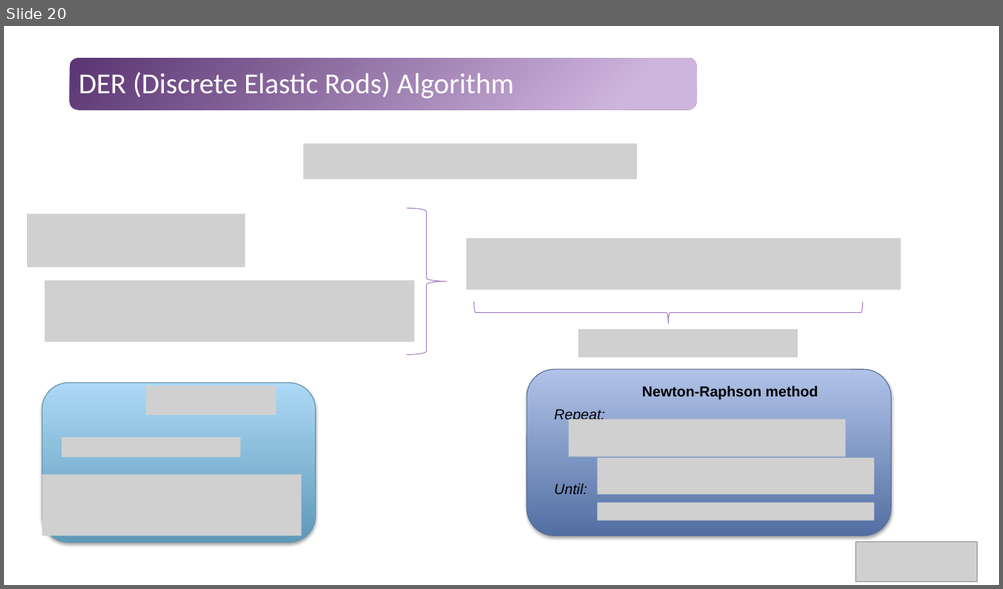
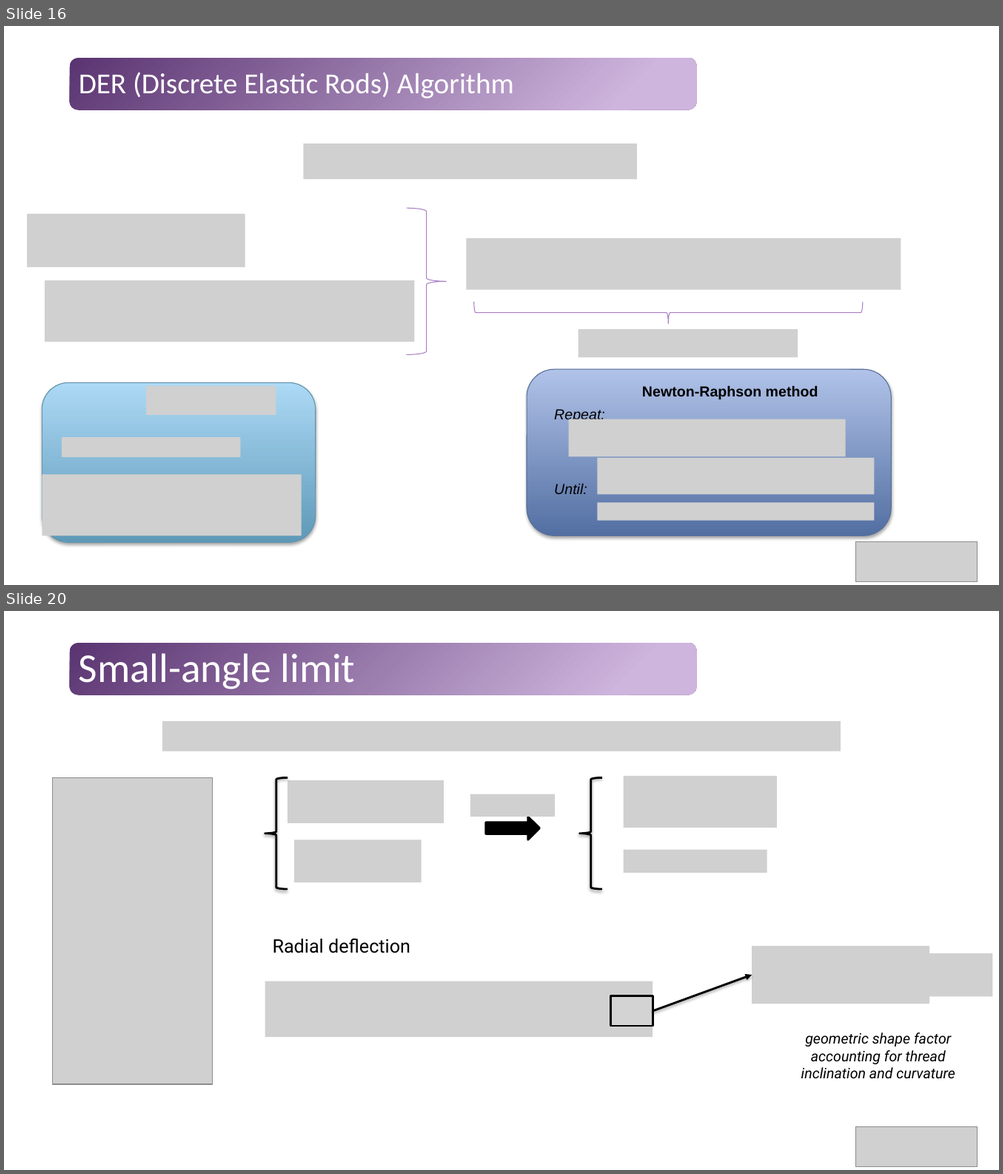
Before and after one commit to Tavi681/PoliPhysics, a slide deck: Tema 1/paper/Tema1.pptx. Shown one above the other, each under a label of ours: slide 20 before the commit, slides 16 and 20 after it; the slides between them are not shown. The pictures are 1003x589 and 1003x1174 pixels, drawn with LibreOffice and Linux fonts; fonts in the diff are those of the drawing; grey boxes stand for pictures. Boxes give left, top, right and bottom in pixels: in the first picture for what was removed or moved away, otherwise in the second. Text is boxed around its words. In the diff, an @@ line names an element or a change of style, - is before the commit and + after.

```diff
--- a/Tema 1/paper/Tema1.pptx
+++ b/Tema 1/paper/Tema1.pptx
@@ slide 20 added at bbox=[4, 611, 999, 1170], background #FFFFFF; not listed: 1 template element that a slide beside it also shows @@
@@ title added at bbox=[79, 653, 356, 689], 39.6 pt, text #FFFFFF @@
+Small-angle limit
@@ picture added at bbox=[162, 721, 840, 752] @@
@@ picture added at bbox=[53, 778, 213, 1085] @@
@@ left brace added at bbox=[265, 778, 287, 889], outline #000000 2 pt @@
@@ picture added at bbox=[287, 780, 444, 823] @@
@@ left brace added at bbox=[579, 778, 602, 889], outline #000000 2 pt @@
@@ picture added at bbox=[623, 776, 777, 828] @@
@@ picture added at bbox=[470, 795, 555, 817] @@
@@ right arrow added at bbox=[486, 817, 540, 840], fill #000000, outline #000000 2 pt @@
@@ picture added at bbox=[294, 840, 421, 883] @@
@@ picture added at bbox=[623, 850, 766, 873] @@
@@ text added at bbox=[273, 939, 410, 954], 18 pt, text #000000 @@
+Radial deflection
@@ picture added at bbox=[929, 954, 993, 997] @@
@@ picture added at bbox=[265, 982, 652, 1038] @@
@@ group added at bbox=[611, 946, 955, 1079]: 1 picture, 1 rectangle, 1 arrow, 1 text @@
+geometric shape factor accounting for thread inclination and curvature
@@ picture added at bbox=[855, 1128, 977, 1167] @@
@@ what was slide 20 is now slide 16 @@
```
Also in this commit, not shown: 8 slides changed, 14 other slides added, 6 slides removed.
